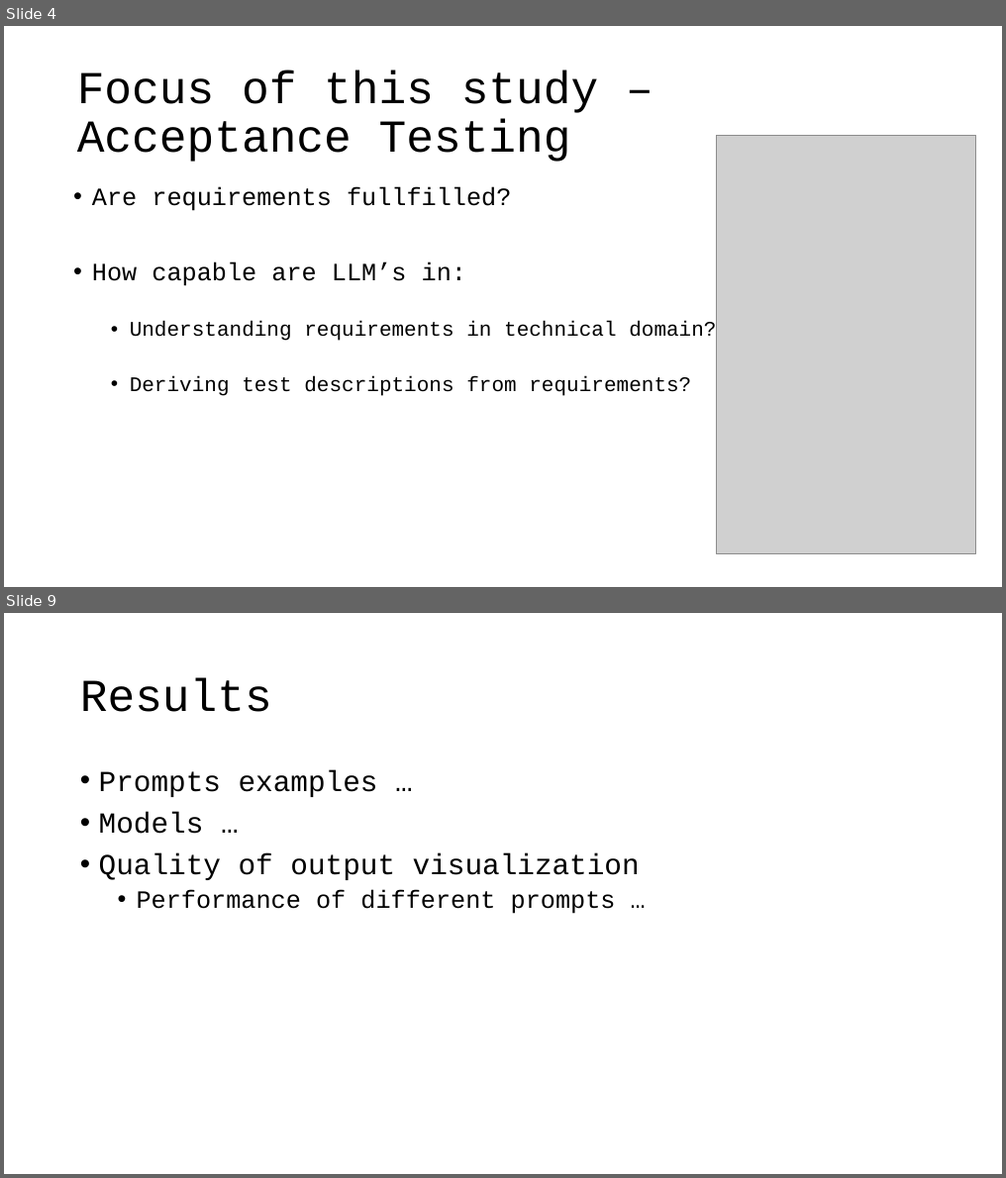
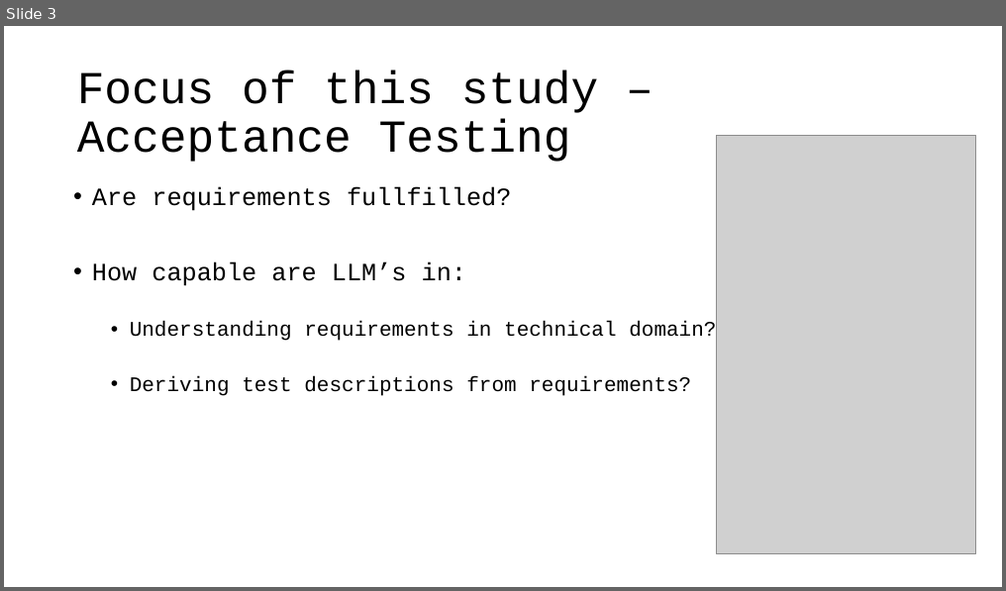
Before and after one commit to as-cal8/RBST-prompt-engineering, a slide deck: presentation/RBST_prompt-eng [Autosaved].pptx. Shown one above the other, each under a label of ours: slides 4 and 9 before the commit, slide 3 after it; the slides between them are not shown. The pictures are 1006x1178 and 1006x591 pixels, drawn with LibreOffice and Linux fonts; fonts in the diff are those of the drawing; grey boxes stand for pictures. Boxes give left, top, right and bottom in pixels: in the first picture for what was removed or moved away, otherwise in the second. Text is boxed around its words. In the diff, an @@ line names an element or a change of style, - is before the commit and + after.

```diff
--- a/presentation/RBST_prompt-eng [Autosaved].pptx
+++ b/presentation/RBST_prompt-eng [Autosaved].pptx
@@ slide 9 removed at (x1=4, y1=613, x2=1002, y2=1174), background #FFFFFF @@
@@ title removed at (x1=80, y1=679, x2=272, y2=712) @@
-Results
@@ text removed at (x1=99, y1=770, x2=640, y2=914) @@
-• Prompts examples …
-• Models …
-• Quality of output visualization
-  • Performance of different prompts …
@@ what was slide 4 is now slide 3 @@
```
Also in this commit, not shown: 5 slides changed, 5 slides added, 1 other slide removed, 10 other files.
